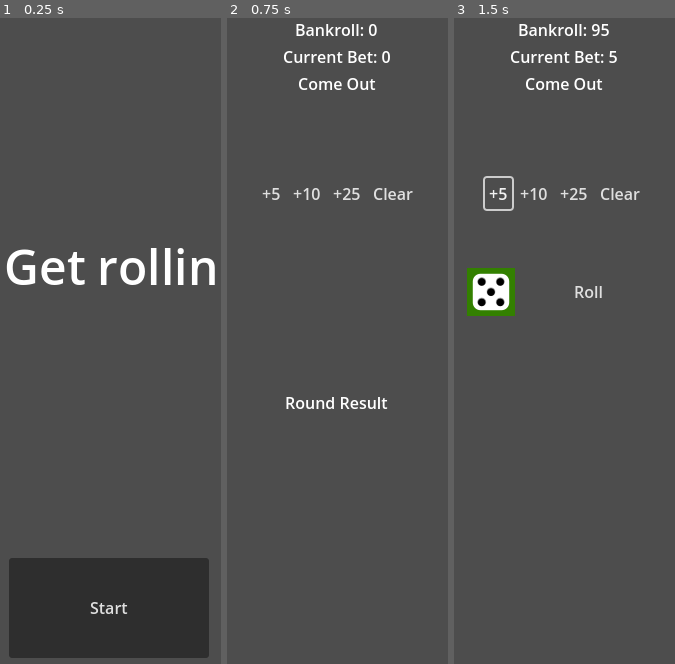
Above: before the commit, frames 1-3 (left to right).
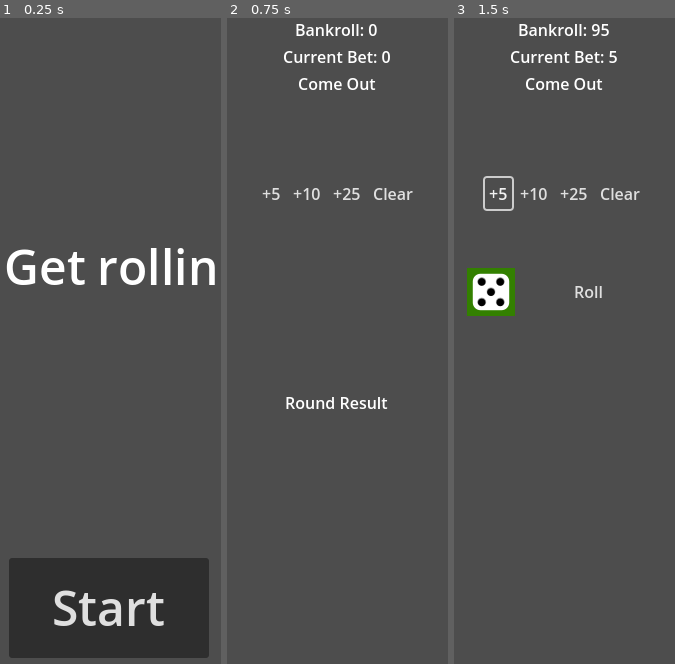
Above: after the commit, the same moments.

Repository: asarenski/godotCraps
Game: Godot game, scene res://src/scenes/main.tscn
Two runs of this game, one before a commit and one after it. Both use one fixed random seed, a clock stepped at 60 frames per second and the inputs below.
Inputs:
- Up to frame 1 (0.25 s): no input
- Up to frame 2 (0.75 s): click "Start" at 0.5 s
- Up to frame 3 (1.5 s): click "+5" at 1.25 s

The runs differ from the first frame. In frame 1, 1.2% of the frame differs, in the area x 24-75%, y 88-95%; in frame 2, nothing differs; in frame 3, nothing differs.

Commit message:
override start test to 48px

Diff:
--- a/src/scenes/main.tscn
+++ b/src/scenes/main.tscn
@@ -40,6 +40,7 @@
 offset_bottom = -40.0
 grow_horizontal = 2
 grow_vertical = 0
+theme_override_font_sizes/font_size = 48
 text = "Start"
 metadata/_edit_use_anchors_ = true
 
